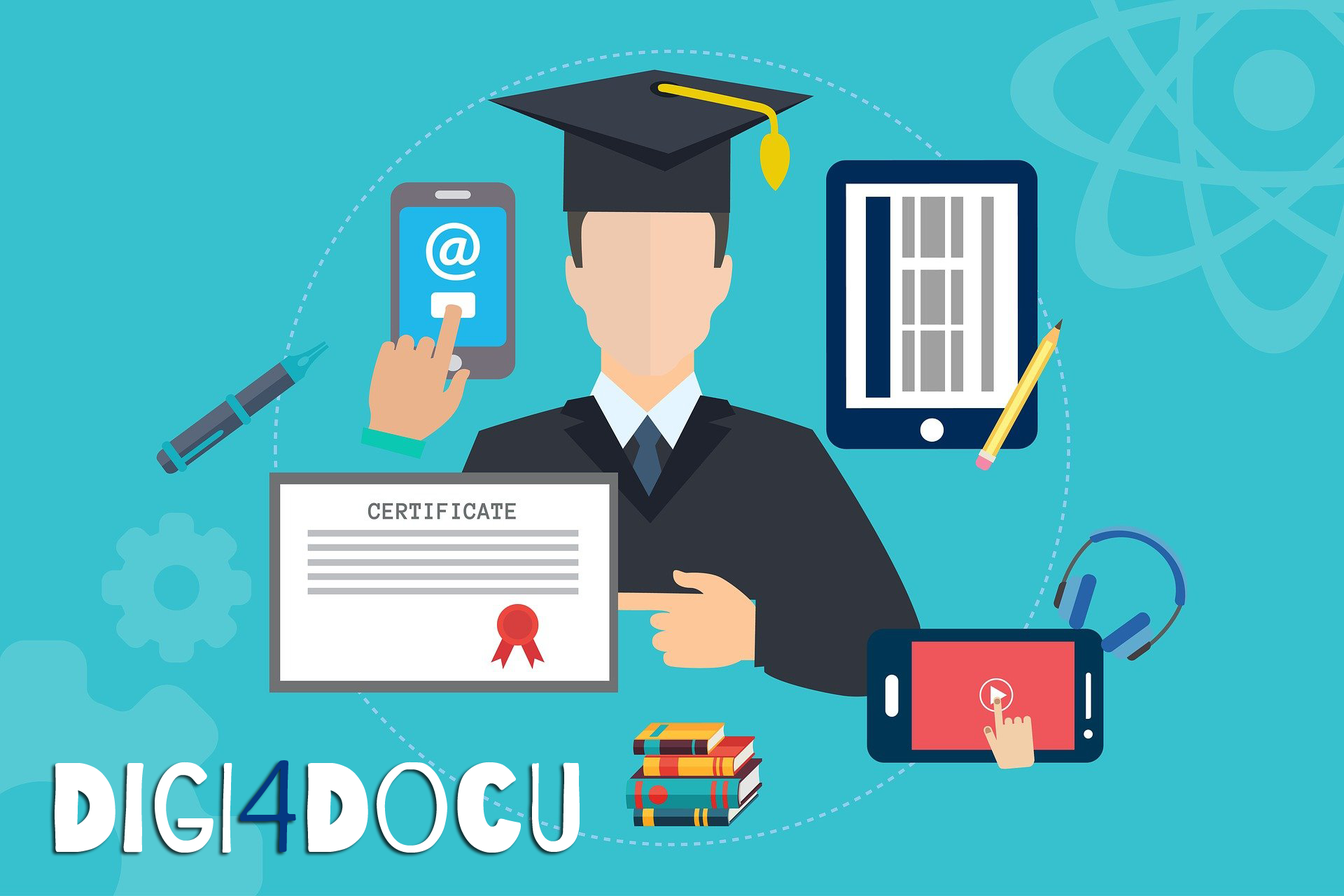
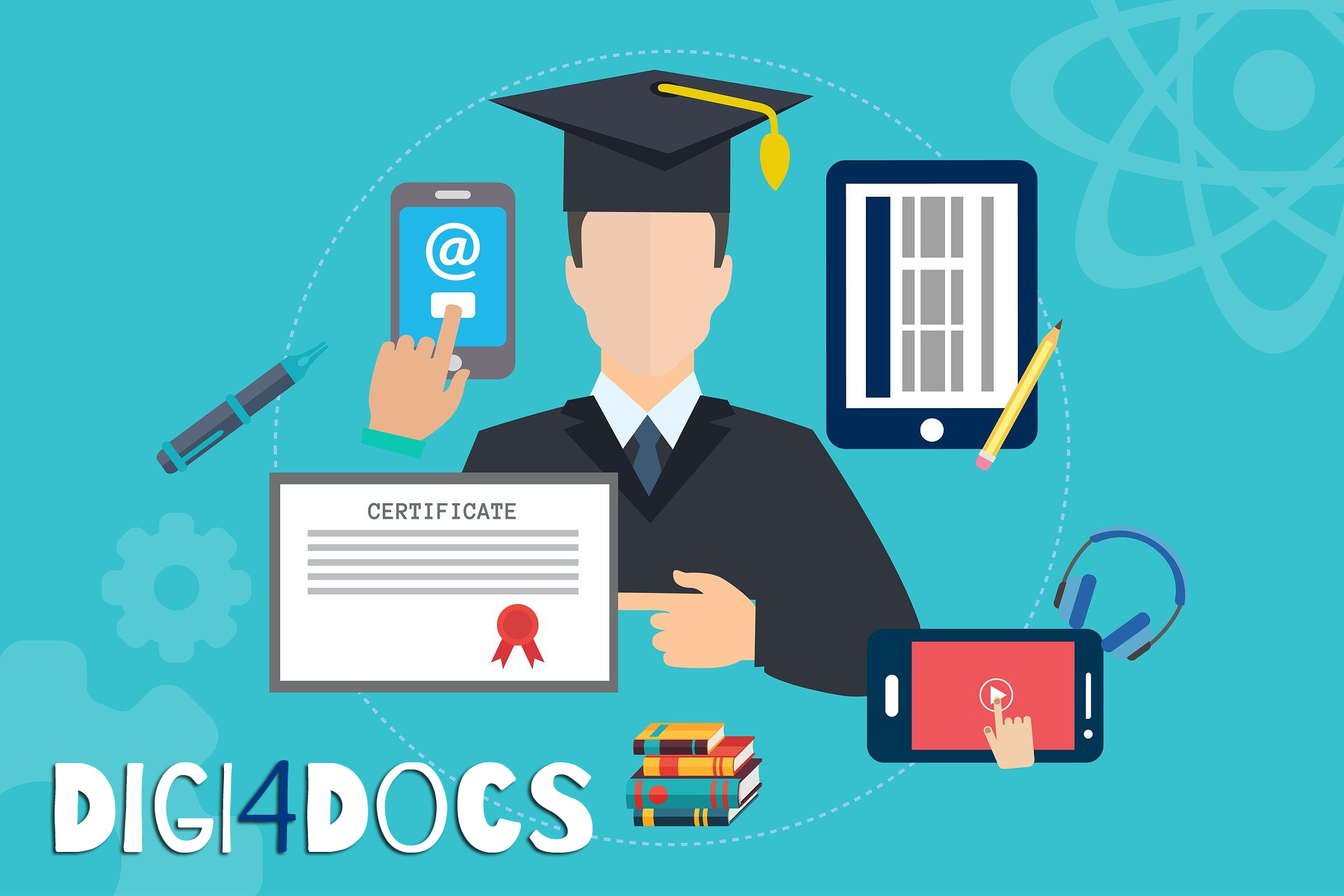
Comparing the layer stacks of the two (1344, 896) images. Changes:
renamed "Digi4Docu" to "Digi4DocS", painted on it over [524, 761, 593, 853]
